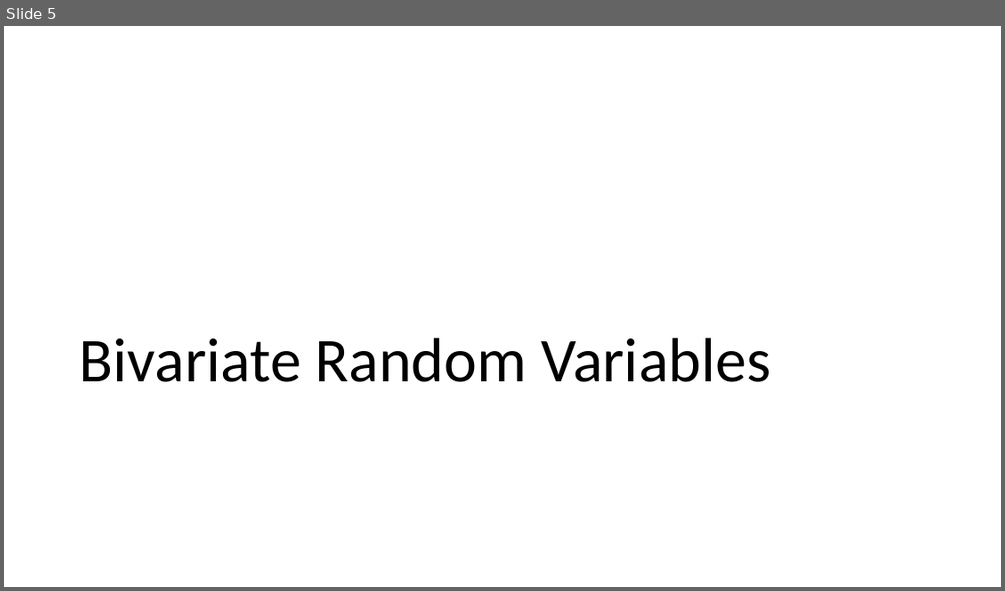
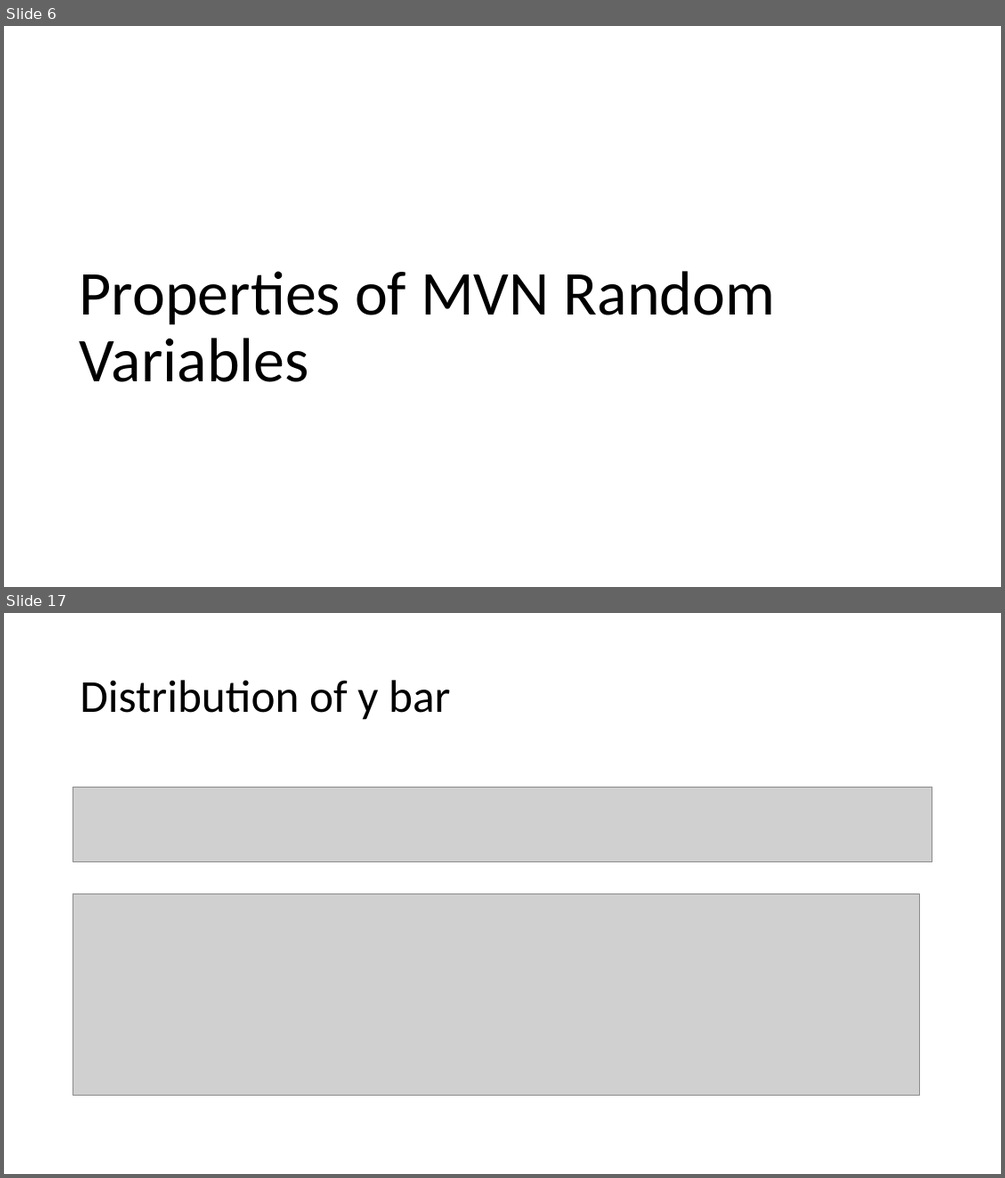
Before and after one commit to hunter-stats/stat717-class-materials, a slide deck: Class 03 Multivariate Normal Distribution.pptx. Shown one above the other, each under a label of ours: slide 5 before the commit, slides 6 and 17 after it; the slides between them are not shown. The pictures are 1005x591 and 1005x1178 pixels, drawn with LibreOffice and Linux fonts; fonts in the diff are those of the drawing; grey boxes stand for pictures. Boxes give left, top, right and bottom in pixels: in the first picture for what was removed or moved away, otherwise in the second. Text is boxed around its words. In the diff, an @@ line names an element or a change of style, - is before the commit and + after.

```diff
--- a/Class 03 Multivariate Normal Distribution.pptx
+++ b/Class 03 Multivariate Normal Distribution.pptx
@@ slide 17 added at (4,613,1001,1174), background #FFFFFF @@
@@ title added at (80,680,450,720), 44 pt, text #000000 @@
+Distribution of y bar
@@ picture added at (73,787,933,862) @@
@@ picture added at (73,893,919,1095) @@
@@ what was slide 5 is now slide 6 @@
@@ slide 6 changed as well @@
@@ title at (80,271,776,382): text changed @@
-Bivariate Random Variables
+Properties of MVN Random Variables
```
Also in this commit, not shown: 3 other slides changed, 22 other slides added, 25 slides removed, 3 other files.
